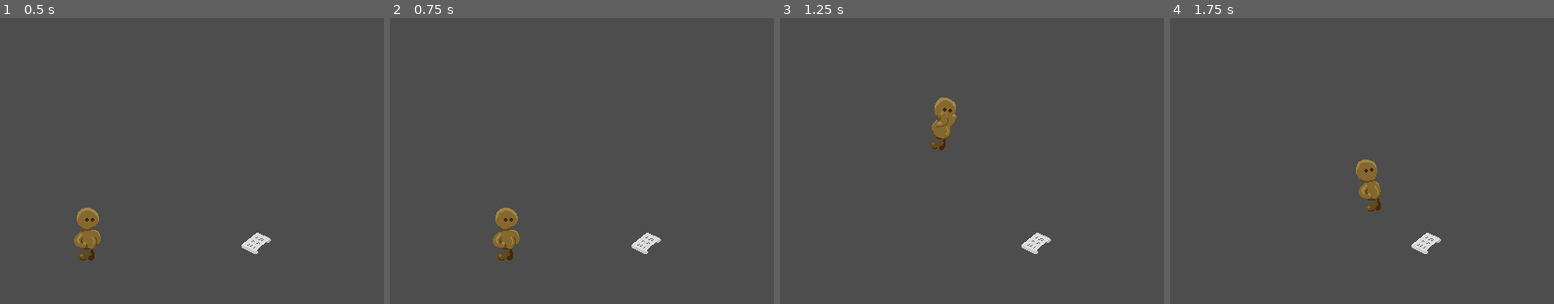
Above: before the commit, frames 1-4 (left to right).
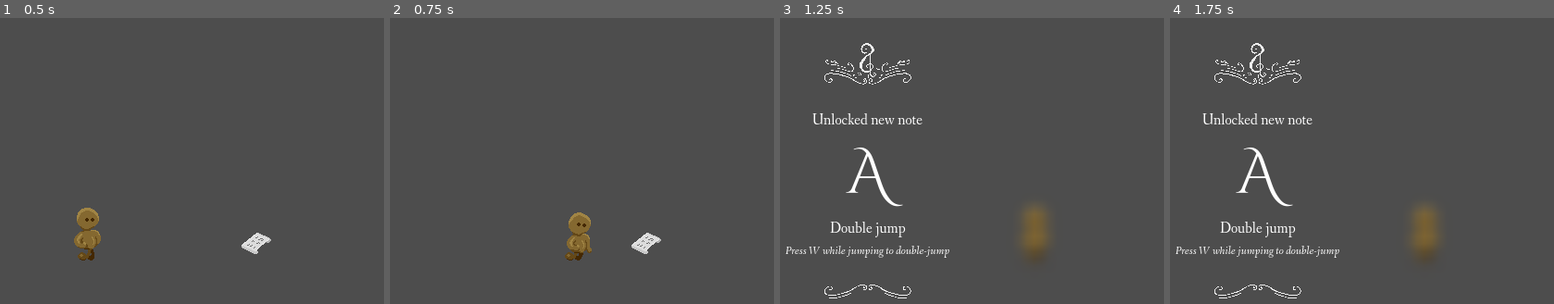
Above: after the commit, the same moments.

Repository: emilijaMarija/collector
Game: Godot game, scene res://scenes/main.tscn
Same seed, same stepped clock (60 frames per second), same inputs: the game is played once before the commit and once after it. Sound files missing from this copy of the repository are replaced by a short silence.
Inputs (mouse positions are in pixels of both pictures, inside the frame that each line leads up to):
- Up to frame 1 (0.5 s): no input
- Up to frame 2 (0.75 s): move the mouse to (608, 166) at 0.52 s; hold D (walk_right) from 0.53 s (still down); tap Space (dash) at 0.6 s; click (608, 166) at 0.67 s
- Up to frame 3 (1.25 s): keep holding D (walk_right); tap W (jump) at 0.77, 1.07 s; tap Shift (sprint) at 0.8 s
- Up to frame 4 (1.75 s): keep holding D (walk_right); tap W (jump) at 1.25, 1.52, 1.55 s; move the mouse to (outside the picture) at 1.27 s; tap Shift (sprint) at 1.35 s

Frame 1 is identical in both runs. In frame 2, 1.6% of the frame differs, in the area x 26-53%, y 66-85%; in frame 3, 3.8%, in the area x 1-71%, y 8-99%; in frame 4, 3.8%.
Error after the commit: Assertion failed. (res://src/common/ability_registry.gd:28)

Commit message:
ability sounds

Diff:
--- a/scenes/game.tscn
+++ b/scenes/game.tscn
@@ -7,7 +7,7 @@
 [ext_resource type="PackedScene" uid="uid://c4rayw7a8appj" path="res://sprites/note/note.tscn" id="5_iywne"]
 
 [sub_resource type="RectangleShape2D" id="RectangleShape2D_ig7tw"]
-size = Vector2(460.99997, 20)
+size = Vector2(662, 20)
 
 [node name="Main" type="Node2D"]
 script = ExtResource("1_lbhrr")
@@ -25,7 +25,7 @@
 position = Vector2(-111.07596, 91.724686)
 
 [node name="CollisionShape2D" type="CollisionShape2D" parent="StaticBody2D"]
-position = Vector2(173.57594, 0)
+position = Vector2(102.07595, 0)
 shape = SubResource("RectangleShape2D_ig7tw")
 
 [node name="Note" parent="." groups=["notes"] instance=ExtResource("5_iywne")]
--- /dev/null
+++ b/sprites/one_shot_sound.tscn
@@ -0,0 +1,3 @@
+[gd_scene format=3 uid="uid://56mu5hbt3gxe"]
+
+[node name="OneShotSound" type="Node2D"]
--- a/sprites/player/guy.tres
+++ b/sprites/player/guy.tres
@@ -65,28 +65,28 @@
 "speed": 5.0
 }, {
 "frames": [{
-"duration": 0.3,
+"duration": 0.1,
 "texture": ExtResource("5_nljew")
 }, {
-"duration": 0.3,
+"duration": 0.1,
 "texture": ExtResource("6_n4rx3")
 }, {
-"duration": 0.3,
+"duration": 0.1,
 "texture": ExtResource("7_ie5yv")
 }, {
-"duration": 0.3,
+"duration": 0.1,
 "texture": ExtResource("8_uh4r7")
 }, {
-"duration": 0.3,
+"duration": 0.1,
 "texture": ExtResource("9_70sbq")
 }, {
-"duration": 0.3,
+"duration": 0.1,
 "texture": ExtResource("10_l345b")
 }, {
-"duration": 0.3,
+"duration": 0.1,
 "texture": ExtResource("11_2vqe3")
 }, {
-"duration": 0.3,
+"duration": 0.1,
 "texture": ExtResource("12_6nhjp")
 }],
 "loop": true,
@@ -94,31 +94,31 @@
 "speed": 5.0
 }, {
 "frames": [{
-"duration": 1.0,
-"texture": ExtResource("5_nljew")
-}, {
-"duration": 1.0,
+"duration": 0.2,
 "texture": ExtResource("6_n4rx3")
 }, {
-"duration": 1.0,
+"duration": 0.2,
 "texture": ExtResource("7_ie5yv")
 }, {
-"duration": 1.0,
+"duration": 0.2,
 "texture": ExtResource("8_uh4r7")
 }, {
-"duration": 1.0,
+"duration": 0.2,
 "texture": ExtResource("9_70sbq")
 }, {
-"duration": 1.0,
+"duration": 0.2,
 "texture": ExtResource("10_l345b")
 }, {
-"duration": 1.0,
+"duration": 0.2,
 "texture": ExtResource("11_2vqe3")
 }, {
-"duration": 1.0,
+"duration": 0.2,
 "texture": ExtResource("12_6nhjp")
+}, {
+"duration": 0.2,
+"texture": ExtResource("5_nljew")
 }],
-"loop": false,
+"loop": true,
 "name": &"walk",
 "speed": 5.0
 }]
--- a/src/common/ability_registry.gd
+++ b/src/common/ability_registry.gd
@@ -14,11 +14,11 @@
 
 var _unlocked_abilities: Array[Ability] = [
 	Ability.WALK,
-	#Ability.JUMP,
-	#Ability.SPRINT,
-	#Ability.DOUBLE_JUMP,
-	#Ability.HIGHER_JUMP,
-	#Ability.DASH
+	Ability.JUMP,
+	Ability.SPRINT,
+	Ability.DOUBLE_JUMP,
+	Ability.HIGHER_JUMP,
+	Ability.DASH
 	]
 
 func has_ability(ability: Ability):
--- a/src/common/composer.gd
+++ b/src/common/composer.gd
@@ -65,6 +65,7 @@
 	var player = AudioStreamPlayer.new()
 	add_child(player)
 	player.stream = _soundtracks[note]
+	player.volume_linear = Volume.BACKGROUND_MUSIC
 	player.play(offset)
 	player.add_to_group(GROUP_NOTE_PLAYERS)
 
--- /dev/null
+++ b/src/common/one_shot_sound.gd
@@ -0,0 +1,12 @@
+extends Node
+
+class_name OneShotSound
+
+static func play(stream: AudioStream, volume: float = 1.0):
+	var scene_tree = Engine.get_main_loop() as SceneTree
+	var player = AudioStreamPlayer.new()
+	player.stream = stream
+	player.autoplay = true
+	player.finished.connect(func(): player.queue_free())
+	scene_tree.root.add_child(player)
+	player.volume_linear = volume
--- /dev/null
+++ b/src/common/volume.gd
@@ -0,0 +1,9 @@
+extends Node
+
+class_name Volume
+
+const STEPS: float = 0.05
+const BACKGROUND_MUSIC: float = 0.15
+const JUMP: float = 0.1
+const HIGH_JUMP: float = 0.5
+const DASH: float = 0.2
--- a/src/sprites/player/states/dash_state.gd
+++ b/src/sprites/player/states/dash_state.gd
@@ -1,6 +1,12 @@
 extends State
 
 class_name PlayerDashState
+
+const _dash_sounds = [
+	preload("res://sound/fx/dash/dash-1.wav"),
+	preload("res://sound/fx/dash/dash-2.wav"),
+	preload("res://sound/fx/dash/dash-3.wav"),
+]
 
 func _timeout():
 	persistent_state.velocity.x = 0
@@ -15,6 +21,7 @@
 
 
 func _ready():
+	OneShotSound.play(_dash_sounds.pick_random(), Volume.DASH)
 	persistent_state.last_dash = Time.get_unix_time_from_system()
 	persistent_state.velocity.y = 0
 	animated_sprite.play(PlayerAnimation.DASH)
--- a/src/sprites/player/states/jump_state.gd
+++ b/src/sprites/player/states/jump_state.gd
@@ -2,7 +2,26 @@
 
 class_name PlayerJumpState
 
+const _jump = [
+	preload("res://sound/fx/jump/jump-1.wav"),
+	preload("res://sound/fx/jump/jump-2.wav"),
+	preload("res://sound/fx/jump/jump-3.wav"),
+	preload("res://sound/fx/jump/jump-4.wav"),
+]
+
+const _high_jump = [
+	preload("res://sound/fx/jump/high-jump-1.wav"),
+	preload("res://sound/fx/jump/high-jump-2.wav"),
+	preload("res://sound/fx/jump/high-jump-3.wav"),
+]
+
+
 func _ready():
+	if persistent_state.num_jumps == 0:
+		OneShotSound.play(_jump.pick_random(), Volume.JUMP)
+	else:
+		OneShotSound.play(_high_jump.pick_random(), Volume.HIGH_JUMP)
+
 	persistent_state.num_jumps+=1
 	animated_sprite.play(PlayerAnimation.JUMP)
 
--- a/src/sprites/player/states/sprint_state.gd
+++ b/src/sprites/player/states/sprint_state.gd
@@ -2,12 +2,44 @@
 
 class_name SprintState
 
-func _ready():
-	animated_sprite.play(PlayerAnimation.SPRINT)
+const _c_streams = [
+	preload("res://sound/fx/sprint/sprint-c-1.wav"),
+	preload("res://sound/fx/sprint/sprint-c-2.wav"),
+	preload("res://sound/fx/sprint/sprint-c-4.wav"),
+]
+
+const _e_streams = [
+	preload("res://sound/fx/sprint/sprint-e-1.wav"),
+	preload("res://sound/fx/sprint/sprint-e-2.wav"),
+	preload("res://sound/fx/sprint/sprint-e-3.wav"),
+	preload("res://sound/fx/sprint/sprint-e-4.wav"),
+]
+
+var _prev_note_is_e = true
+
+var _step_timer: Timer
 
 func _physics_process(_delta):
 	persistent_state.velocity.x = Input.get_axis(GameInput.WALK_LEFT, GameInput.WALK_RIGHT) * PlayerConstants.SPRINT_SPEED * _delta
 	super._physics_process(_delta)
+
+func _step():
+	if _prev_note_is_e:
+		OneShotSound.play(_c_streams.pick_random(), Volume.STEPS)
+	else:
+		OneShotSound.play(_e_streams.pick_random(), Volume.STEPS)
+	_prev_note_is_e = !_prev_note_is_e
+
+func _ready():
+	animated_sprite.play(PlayerAnimation.SPRINT)
+
+	_step_timer = Timer.new()
+	_step_timer.autostart = true
+	_step_timer.one_shot = false
+	_step_timer.wait_time = 1.0 / 600.0 * 60.0
+	_step_timer.timeout.connect(_step)
+	add_child(_step_timer)
+	_step()
 
 func _process(_delta):
 	if persistent_state.frozen:
--- a/src/sprites/player/states/walk_state.gd
+++ b/src/sprites/player/states/walk_state.gd
@@ -2,18 +2,40 @@
 
 class_name WalkState
 
+const _walk_streams = [
+	preload("res://sound/fx/walk/walk-1.wav"),
+	preload("res://sound/fx/walk/walk-2.wav"),
+	preload("res://sound/fx/walk/walk-3.wav"),
+	preload("res://sound/fx/walk/walk-4.wav"),
+]
+
+var _step_timer: Timer
+
+func _exit(next: int):
+	change_state.call(next)
+
+func _step():
+	OneShotSound.play(_walk_streams.pick_random(), Volume.STEPS)
+
 func _ready():
+	_step_timer = Timer.new()
+	_step_timer.autostart = true
+	_step_timer.one_shot = false
+	_step_timer.wait_time = 1.0 / 400.0 * 60.0
+	_step_timer.timeout.connect(_step)
+	add_child(_step_timer)
+	_step()
+
 	animated_sprite.play(PlayerAnimation.WALK)
 
 func _physics_process(_delta):
 	persistent_state.velocity.x = Input.get_axis(GameInput.WALK_LEFT, GameInput.WALK_RIGHT) * PlayerConstants.WALK_SPEED * _delta
-
 	super._physics_process(_delta)
 
 func _process(_delta):
 	if persistent_state.frozen:
 		persistent_state.velocity.x = 0.0
-		change_state.call(StateFactory.STATE_IDLE)
+		_exit(StateFactory.STATE_IDLE)
 		return
 
 	if Input.is_action_pressed(GameInput.WALK_RIGHT):
@@ -22,11 +44,11 @@
 		animated_sprite.flip_h = true
 
 	if Input.is_action_pressed(GameInput.JUMP):
-		change_state.call(StateFactory.STATE_JUMP_KNEEL)
+		_exit(StateFactory.STATE_JUMP_KNEEL)
 	elif Input.get_axis(GameInput.WALK_LEFT, GameInput.WALK_RIGHT) == 0:
 		persistent_state.velocity.x = 0
-		change_state.call(StateFactory.STATE_IDLE)
+		_exit(StateFactory.STATE_IDLE)
 	elif Input.is_action_just_pressed(GameInput.SPRINT) and persistent_state.stamina >= PlayerConstants.MIN_SPRINT_STAMINA_THRESHOLD:
-		change_state.call(StateFactory.STATE_SPRINT)
+		_exit(StateFactory.STATE_SPRINT)
 	elif persistent_state.can_dash() and persistent_state.is_attempting_dash():
-		change_state.call(StateFactory.STATE_DASH)
+		_exit(StateFactory.STATE_DASH)
Not shown, changed: sound/fx/dash/dash-1.wav.import
Not shown, changed: sound/fx/dash/dash-2.wav.import
Not shown, changed: sound/fx/dash/dash-3.wav.import
Not shown, added: sound/fx/jump/high-jump-1.wav.import
Not shown, added: sound/fx/jump/high-jump-2.wav.import
Not shown, added: sound/fx/jump/high-jump-3.wav.import
Not shown, added: sound/fx/jump/jump-1.wav.import
Not shown, changed: sound/fx/jump/jump-2.wav.import
Not shown, added: sound/fx/jump/jump-3.wav.import
Not shown, added: sound/fx/jump/jump-4.wav.import
Not shown, added: sound/fx/sprint/sprint-c-1.wav.import
Not shown, added: sound/fx/sprint/sprint-c-2.wav.import
(and 39 more such lines)
